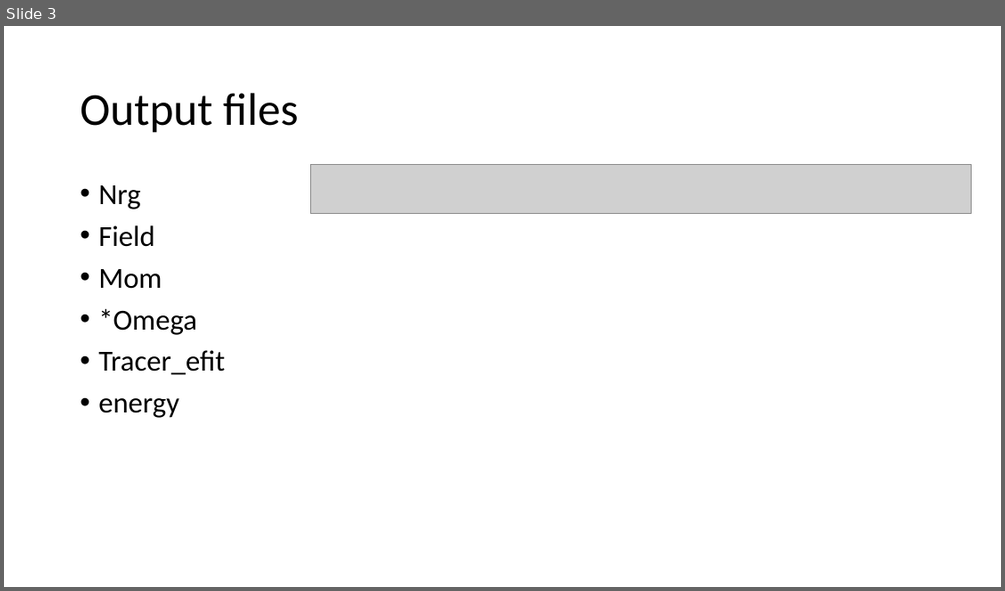
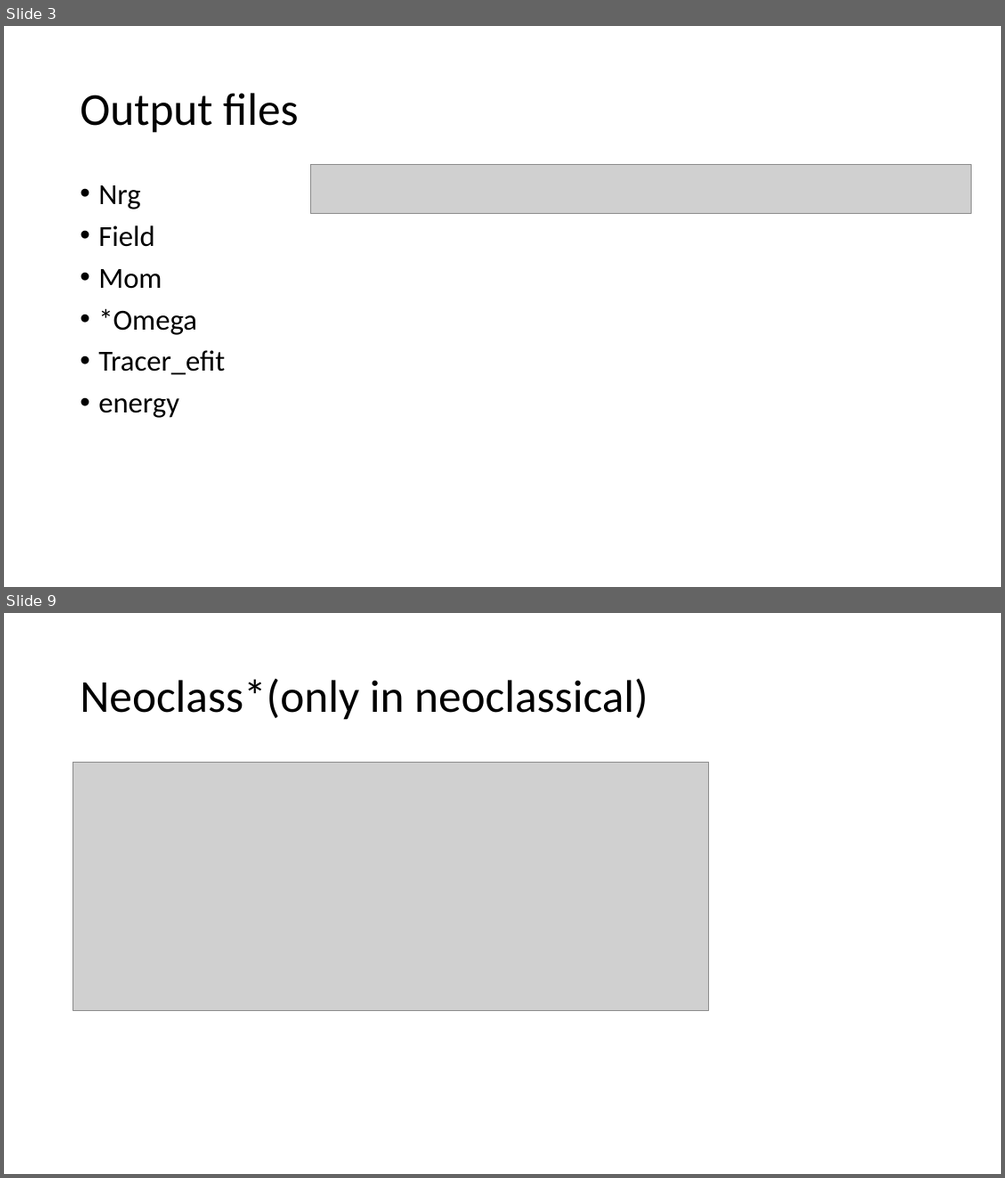
Before and after one commit to maxtcurie/Physics_Helper, a slide deck: Intro_to_GENE/3_Structure_of_output.pptx. Shown one above the other, each under a label of ours: slide 3 before the commit, slides 3 and 9 after it; the slides between them are not shown. The pictures are 1005x591 and 1005x1178 pixels, drawn with LibreOffice and Linux fonts; fonts in the diff are those of the drawing; grey boxes stand for pictures. Boxes give left, top, right and bottom in pixels: in the first picture for what was removed or moved away, otherwise in the second. Text is boxed around its words. In the diff, an @@ line names an element or a change of style, - is before the commit and + after.

```diff
--- a/Intro_to_GENE/3_Structure_of_output.pptx
+++ b/Intro_to_GENE/3_Structure_of_output.pptx
@@ slide 9 added at (x1=4, y1=613, x2=1001, y2=1174), background #FFFFFF @@
@@ title added at (x1=80, y1=678, x2=648, y2=720), 44 pt, text #000000 @@
+Neoclass*(only in neoclassical)
@@ picture added at (x1=73, y1=763, x2=709, y2=1010) @@
```
Also in this commit, not shown: 3 slides changed, 7 other slides added, 1 slide removed, 2 other files.
